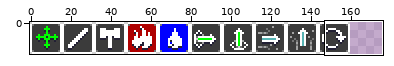
Edited in one commit: pixel-art file (art/spr/tools.aseprite). Above, an overview of the earlier version with the close-up marked.
Close-up. Old version:
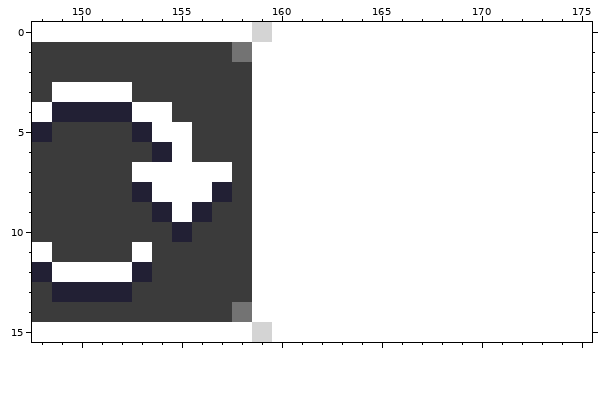
160x16 pixels, 1 frame. Shown: x 148..175, y 0..15. The old version is drawn lined up with the new one, on the new canvas.
After:
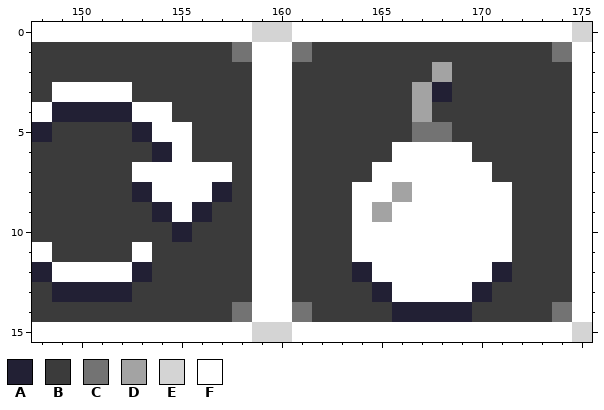
Palette (. is transparent): A #222034  B #3b3b3b  C #737373  D #a3a3a3  E #d4d4d4  F #ffffff
Edits made:
canvas 160x16 -> 176x16
y 0: x 160..175 ................ -> EFFFFFFFFFFFFFFE
y 1: x 160..175 ................ -> FCBBBBBBBBBBBBCF
y 2: x 160..175 ................ -> FBBBBBBBDBBBBBBF
y 3: x 160..175 ................ -> FBBBBBBDABBBBBBF
y 4: x 160..175 ................ -> FBBBBBBDBBBBBBBF
y 5: x 160..175 ................ -> FBBBBBBCCBBBBBBF
y 6: x 160..175 ................ -> FBBBBBFFFFBBBBBF
y 7: x 160..175 ................ -> FBBBBFFFFFFBBBBF
y 8: x 160..175 ................ -> FBBBFFDFFFFFBBBF
y 9: x 160..175 ................ -> FBBBFDFFFFFFBBBF
y 10..11: x 160..175 ................ -> FBBBFFFFFFFFBBBF
y 12: x 160..175 ................ -> FBBBAFFFFFFABBBF
y 13: x 160..175 ................ -> FBBBBAFFFFABBBBF
y 14: x 160..175 ................ -> FCBBBBAAAABBBBCF
y 15: x 160..175 ................ -> EFFFFFFFFFFFFFFE
Boxes around the changes in both close-ups, in picture pixels (x1, y1, x2, y2):
added: (272, 22, 592, 342)
